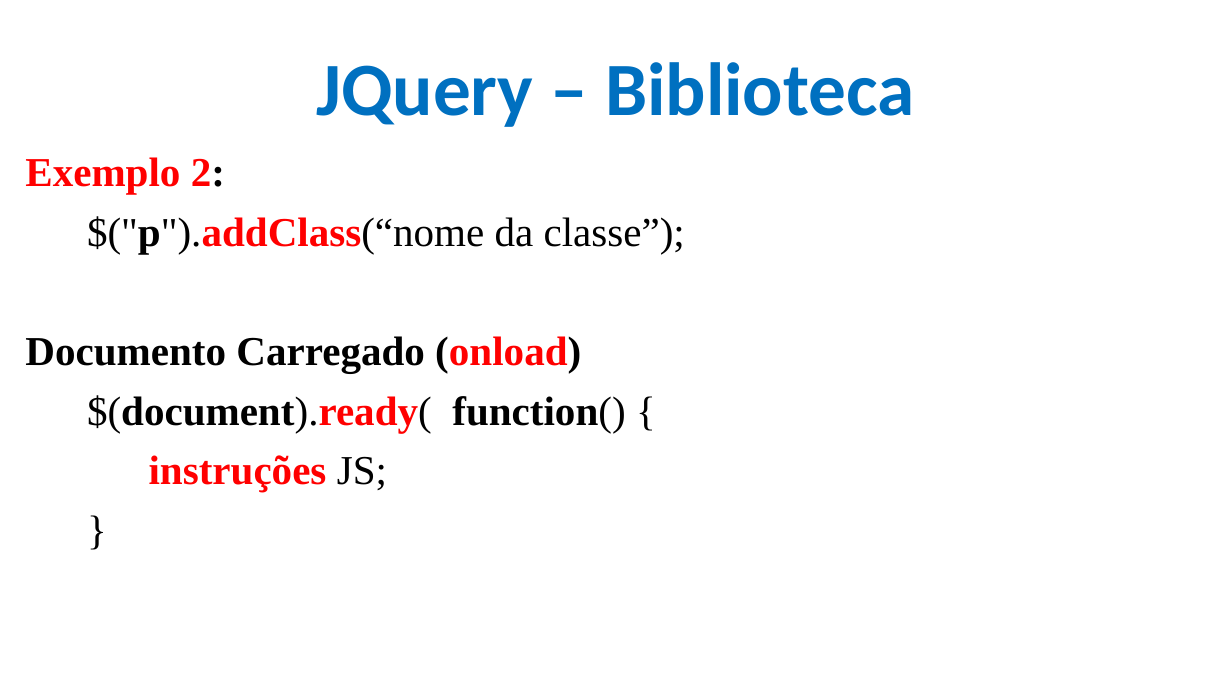
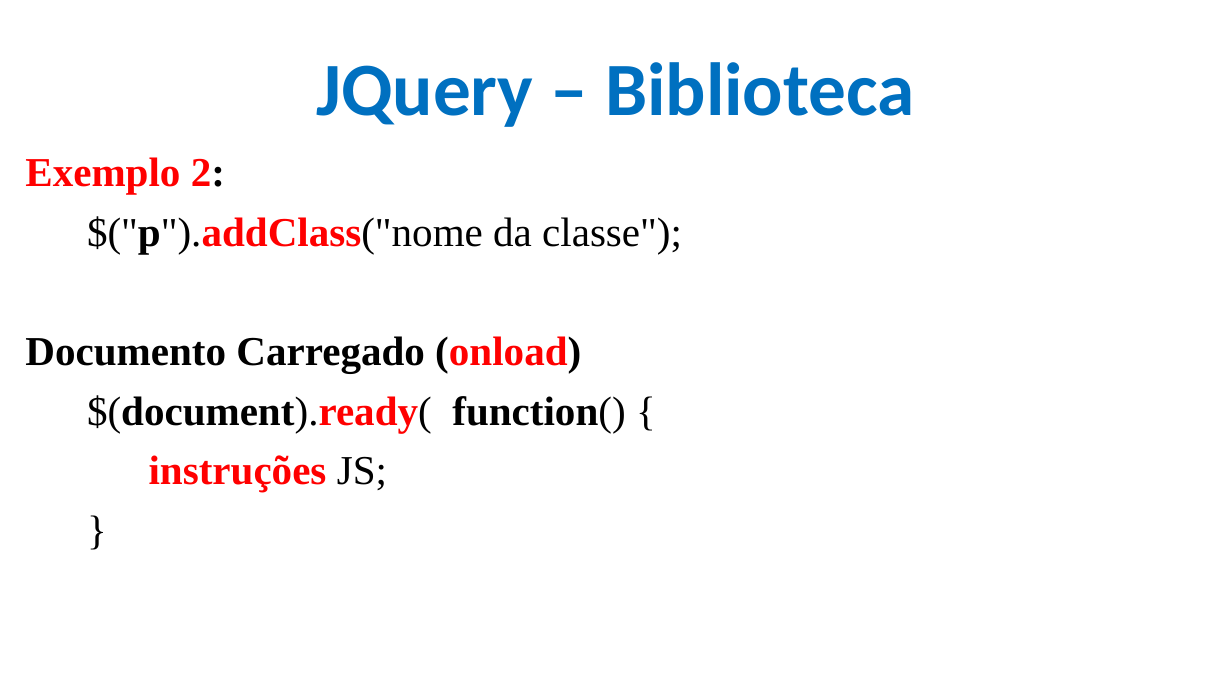
Before and after one commit to CloudEducationBrazil/WydenDesenvolvimentoWebPHP, a slide deck: slide 5 of 01 Classes/Aula 11 Desenvolvimento Web PHP - JQuery.pptx. Drawn at 1232x693 pixels with LibreOffice and Linux fonts; fonts in the diff are those of the drawing; background and template pictures are left out. Boxes give left, top, right and bottom in pixels: in the first picture for what was removed or moved away, otherwise in the second. Text is boxed around its words. In the diff, an @@ line names an element or a change of style, - is before the commit and + after.

```diff
--- a/01 Classes/Aula 11 Desenvolvimento Web PHP - JQuery.pptx
+++ b/01 Classes/Aula 11 Desenvolvimento Web PHP - JQuery.pptx
@@ text at (87,216,682,254): text changed @@
-$("p").addClass(“nome da classe”);
+$("p").addClass("nome da classe");
```
Also in this commit, not shown: 10 other slides changed.
